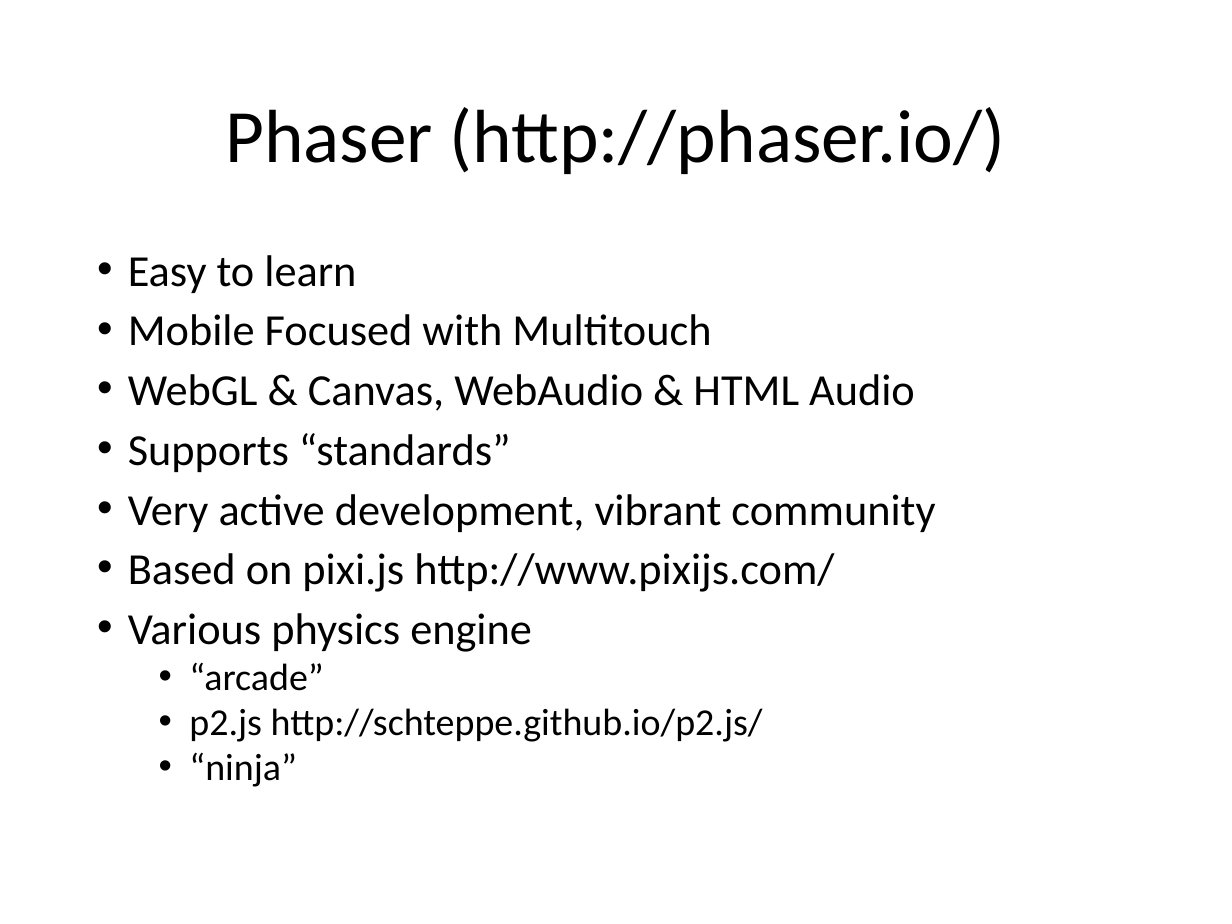
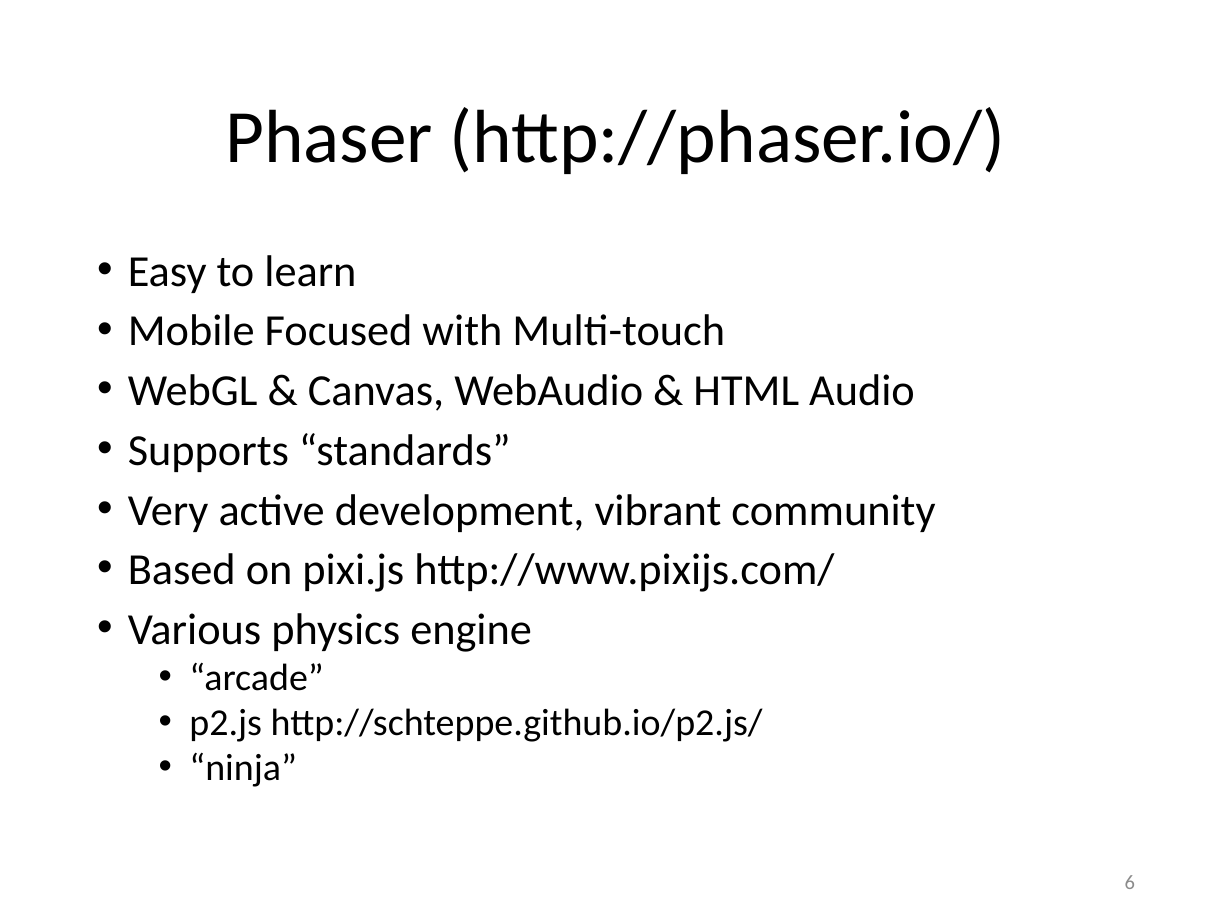
Before and after one commit to Lotti/codemotion2014, a slide deck: slide 6 of codemotion.pptx. Drawn at 1232x924 pixels with LibreOffice and Linux fonts; fonts in the diff are those of the drawing; background and template pictures are left out. Boxes give left, top, right and bottom in pixels: in the first picture for what was removed or moved away, otherwise in the second. Text is boxed around its words. In the diff, an @@ line names an element or a change of style, - is before the commit and + after.

```diff
--- a/codemotion.pptx
+++ b/codemotion.pptx
@@ text at (x1=128, y1=314, x2=725, y2=346): text changed @@
-• Mobile Focused with Multitouch
+• Mobile Focused with Multi-touch
@@ page number added at (x1=1125, y1=875, x2=1135, y2=889), 12 pt, text #8C8C8C @@
+6
```
Also in this commit, not shown: 13 other slides changed, 8 slides added, 10 other files.
